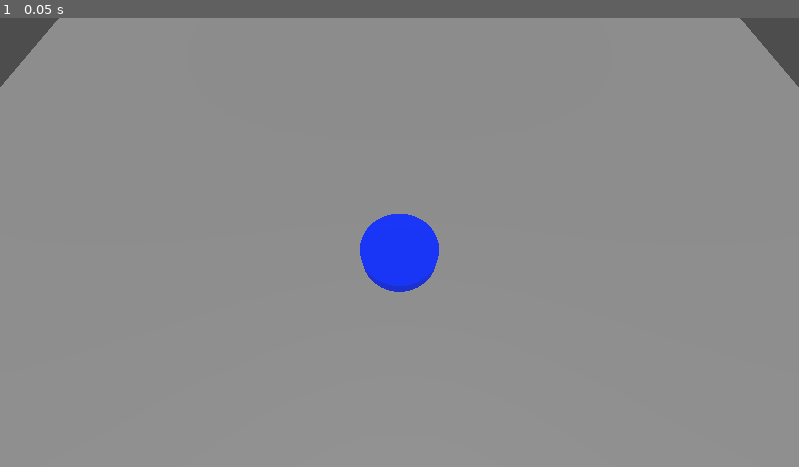
Above: before the commit, frame 1.
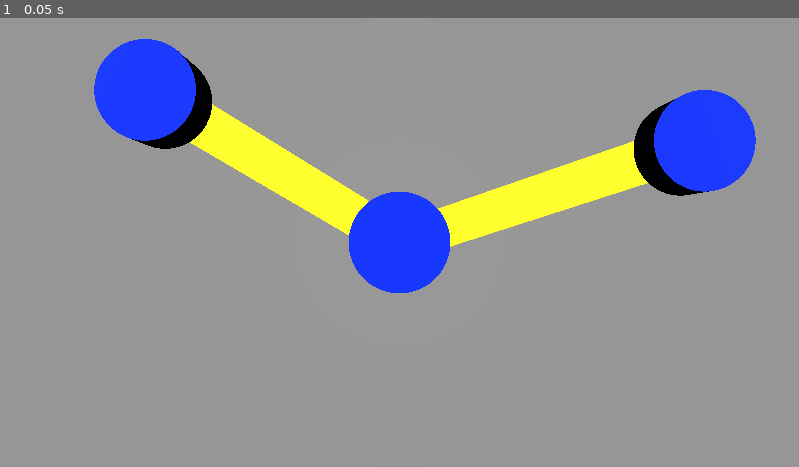
Above: after the commit, the same moment.

Repository: Crestor123/dokapon
Game: Godot game, scene res://WorldMap/Scenes/WorldMap.tscn
Two runs of this game, one before a commit and one after it. Both use one fixed random seed, a clock stepped at 60 frames per second and the inputs below.
Inputs:
- Up to frame 1 (0.05 s): no input

The runs differ from the first frame. In frame 1, 12% of the frame differs, in the area x 0-100%, y 0-62%.

Commit message:
Added dynamic paths between map nodes

Diff:
--- a/WorldMap/Objects/MapLocation.tscn
+++ b/WorldMap/Objects/MapLocation.tscn
@@ -1,4 +1,6 @@
-[gd_scene load_steps=3 format=3 uid="uid://4ycrxi3higj1"]
+[gd_scene load_steps=4 format=3 uid="uid://4ycrxi3higj1"]
+
+[ext_resource type="Script" path="res://WorldMap/Scripts/MapLocation.gd" id="1_x4dlx"]
 
 [sub_resource type="StandardMaterial3D" id="StandardMaterial3D_o766d"]
 albedo_color = Color(0, 0.192157, 1, 1)
@@ -10,6 +12,9 @@
 height = 0.5
 
 [node name="Node3D" type="StaticBody3D"]
+script = ExtResource("1_x4dlx")
 
 [node name="MeshInstance3D" type="MeshInstance3D" parent="."]
 mesh = SubResource("CylinderMesh_fqhii")
+
+[node name="Edges" type="Node" parent="."]
--- /dev/null
+++ b/WorldMap/Objects/MapPath.tscn
@@ -0,0 +1,14 @@
+[gd_scene load_steps=3 format=3 uid="uid://bivt1yg7m65v3"]
+
+[sub_resource type="StandardMaterial3D" id="StandardMaterial3D_y4fbl"]
+albedo_color = Color(1, 1, 0.14902, 1)
+
+[sub_resource type="PlaneMesh" id="PlaneMesh_tbxya"]
+material = SubResource("StandardMaterial3D_y4fbl")
+size = Vector2(1, 1)
+
+[node name="MapPath" type="Node3D"]
+transform = Transform3D(1, 0, 0, 0, 1, 0, 0, 0, 1, 0, 1, 0)
+
+[node name="MeshInstance3D" type="MeshInstance3D" parent="."]
+mesh = SubResource("PlaneMesh_tbxya")
--- /dev/null
+++ b/WorldMap/Resources/Edge.gd
@@ -0,0 +1,5 @@
+extends Resource
+
+class_name Edge
+
+@export var to : Array[int]
--- /dev/null
+++ b/WorldMap/Resources/Map.gd
@@ -0,0 +1,6 @@
+extends Resource
+
+class_name Map
+
+@export var nodes : Array[MapNode]
+@export var edges : Array[Edge]
--- /dev/null
+++ b/WorldMap/Resources/MapNode.gd
@@ -0,0 +1,7 @@
+extends Resource
+
+class_name MapNode
+
+@export var name : String
+@export var position : Vector3
+@export_enum ("empty", "item", "enemy") var type
--- /dev/null
+++ b/WorldMap/Resources/WorldMap.tres
@@ -0,0 +1,36 @@
+[gd_resource type="Resource" script_class="Map" load_steps=9 format=3 uid="uid://c801gu7obwjly"]
+
+[ext_resource type="Script" path="res://WorldMap/Resources/Map.gd" id="1_i5wkf"]
+[ext_resource type="Script" path="res://WorldMap/Resources/Edge.gd" id="1_nqkn5"]
+[ext_resource type="Script" path="res://WorldMap/Resources/MapNode.gd" id="1_utsmu"]
+
+[sub_resource type="Resource" id="Resource_4b1to"]
+script = ExtResource("1_nqkn5")
+to = Array[int]([1, 2])
+
+[sub_resource type="Resource" id="Resource_btxc1"]
+script = ExtResource("1_nqkn5")
+to = Array[int]([1])
+
+[sub_resource type="Resource" id="Resource_aw3kv"]
+script = ExtResource("1_utsmu")
+name = "Home"
+position = Vector3(0, 1, 0)
+type = 0
+
+[sub_resource type="Resource" id="Resource_fg2r4"]
+script = ExtResource("1_utsmu")
+name = "Test"
+position = Vector3(-5, 1, -3)
+type = 0
+
+[sub_resource type="Resource" id="Resource_1516s"]
+script = ExtResource("1_utsmu")
+name = "Test2"
+position = Vector3(6, 1, -2)
+type = null
+
+[resource]
+script = ExtResource("1_i5wkf")
+nodes = Array[ExtResource("1_utsmu")]([SubResource("Resource_aw3kv"), SubResource("Resource_fg2r4"), SubResource("Resource_1516s")])
+edges = Array[ExtResource("1_nqkn5")]([SubResource("Resource_4b1to"), SubResource("Resource_btxc1")])
--- a/WorldMap/Scenes/WorldMap.tscn
+++ b/WorldMap/Scenes/WorldMap.tscn
@@ -1,7 +1,9 @@
-[gd_scene load_steps=5 format=3 uid="uid://bmehiqu647yyv"]
+[gd_scene load_steps=7 format=3 uid="uid://o8wj2bfrcf6g"]
 
-[ext_resource type="Script" path="res://WorldMap/Scripts/MapNodes.gd" id="1_gbvbb"]
+[ext_resource type="Script" path="res://WorldMap/Scripts/WorldMapNodes.gd" id="1_m7a8k"]
 [ext_resource type="PackedScene" uid="uid://4ycrxi3higj1" path="res://WorldMap/Objects/MapLocation.tscn" id="2_kn4ug"]
+[ext_resource type="PackedScene" uid="uid://bivt1yg7m65v3" path="res://WorldMap/Objects/MapPath.tscn" id="3_3eirm"]
+[ext_resource type="Resource" uid="uid://c801gu7obwjly" path="res://WorldMap/Resources/WorldMap.tres" id="3_t32oe"]
 
 [sub_resource type="BoxShape3D" id="BoxShape3D_j2eje"]
 size = Vector3(30, 1, 30)
@@ -12,7 +14,7 @@
 [node name="WorldMap" type="Node3D"]
 
 [node name="Camera3D" type="Camera3D" parent="."]
-transform = Transform3D(1, 0, 0, 0, 0.422618, 0.906308, 0, -0.906308, 0.422618, 0, 8, 3)
+transform = Transform3D(1, 0, 0, 0, -4.37114e-08, 1, 0, -1, -4.37114e-08, 0, 8, 0)
 
 [node name="DirectionalLight3D" type="DirectionalLight3D" parent="Camera3D"]
 
@@ -26,5 +28,7 @@
 
 [node name="MapNodes" type="Node3D" parent="."]
 transform = Transform3D(1, 0, 0, 0, 1, 0, 0, 0, 1, 0, 1, 0)
-script = ExtResource("1_gbvbb")
+script = ExtResource("1_m7a8k")
 MapLocation = ExtResource("2_kn4ug")
+MapPath = ExtResource("3_3eirm")
+WorldMap = ExtResource("3_t32oe")
--- /dev/null
+++ b/WorldMap/Scripts/MapLocation.gd
@@ -0,0 +1,3 @@
+extends StaticBody3D
+
+@onready var edges = $Edges
--- a/WorldMap/Scripts/MapNodes.gd
+++ /dev/null
@@ -1,8 +0,0 @@
-extends Node3D
-
-@export var MapLocation : PackedScene
-
-func _ready():
-	var newLocation = MapLocation.instantiate()
-	add_child(newLocation)
-	pass
--- /dev/null
+++ b/WorldMap/Scripts/WorldMapNodes.gd
@@ -0,0 +1,31 @@
+extends Node3D
+
+@export var MapLocation : PackedScene
+@export var MapPath : PackedScene
+@export var WorldMap : Map
+
+func _ready():
+	#var newLocation = MapLocation.instantiate()
+	#add_child(newLocation)
+	initialize_map()
+	pass
+
+func initialize_map():
+	for node in WorldMap.nodes:
+		var newLocation = MapLocation.instantiate()
+		add_child(newLocation)
+		newLocation.position = node.position
+
+	var i = 0
+	for list in WorldMap.edges:
+		var from = get_child(i)
+		for edge in list.to:
+			var to = get_child(edge)
+			var newEdge = MapPath.instantiate()
+			from.edges.add_child(newEdge)
+			var angle = from.global_position.angle_to(to.global_position)
+			var distance = from.global_position.distance_to(to.global_position)
+			newEdge.look_at(to.global_position, Vector3.UP)
+			newEdge.global_position.x = (to.global_position.x + from.global_position.x) / 2
+			newEdge.global_position.z = (to.global_position.z + from.global_position.z) / 2
+			newEdge.scale.z = distance
